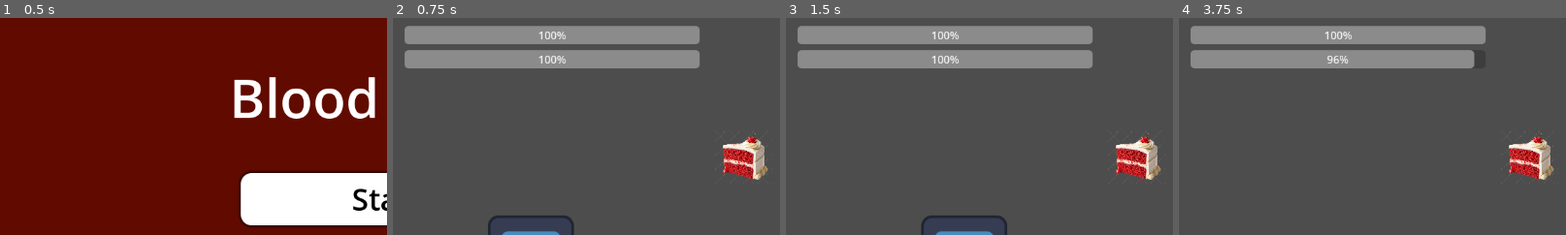
Above: before the commit, frames 1-4 (left to right).
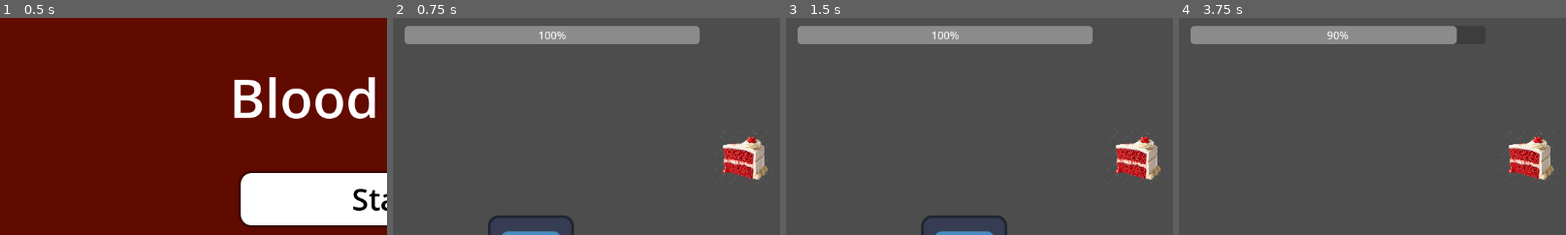
Above: after the commit, the same moments.

Repository: ckfrancois/BloodMagic
Game: Godot game, scene res://scenes/menus/main_menu.tscn
Two runs of this game, one before a commit and one after it. Both use one fixed random seed, a clock stepped at 60 frames per second and the inputs below. The engine's default icon, where the game draws it, is replaced by a stand-in: a white triangle on a blue panel in a dark square.
Inputs:
- Up to frame 1 (0.5 s): no input
- Up to frame 2 (0.75 s): click "Start" at 0.5 s
- Up to frame 3 (1.5 s): tap Enter at 1.25 s; hold Right (Right) from 1.28 s (still down); tap Space (Use Item) at 1.35 s
- Up to frame 4 (3.75 s): release Right (Right) at 2.03 s; hold Down (Down) 2.03-2.78 s; tap Space (Use Item) at 2.1, 2.85, 3.6 s; hold Right (Right) 2.78-3.53 s; hold Up (Up) from 3.53 s (still down)
The pictures show only the part of the screen within x 0-50%, y 0-50%; the shares and areas given below are measured in that part.

Frame 1 is identical in both runs. In frame 2, 6.4% of the frame differs, in the area x 3-80%, y 14-24%; in frame 3, 6.4%; in frame 4, 7.0%, in the area x 3-80%, y 3-24%.

Commit message:
Leader Cultist Finished

Diff:
--- /dev/null
+++ b/blood-magic/assets/actions/blood_shot.tres
@@ -0,0 +1,16 @@
+[gd_resource type="Resource" script_class="combat" load_steps=2 format=3 uid="uid://ikbhm5gjrl3o"]
+
+[ext_resource type="Script" uid="uid://c3ni3qnlma52i" path="res://scenes/combat.gd" id="1_js6at"]
+
+[resource]
+script = ExtResource("1_js6at")
+display_name = "Blood Shoot"
+description = "Basic Attack, Deal 5 damage take 3"
+damage = 5
+heal = 0
+recoil = 3
+damage_multiplier = 1
+heal_multiplier = 1
+recoil_reduction = 1
+base_weight = 150
+metadata/_custom_type_script = "uid://c3ni3qnlma52i"
--- a/blood-magic/assets/actions/newAction.tres
+++ /dev/null
@@ -1,13 +0,0 @@
-[gd_resource type="Resource" script_class="combat" load_steps=2 format=3 uid="uid://d2of46vpttpno"]
-
-[ext_resource type="Script" uid="uid://c3ni3qnlma52i" path="res://scenes/combat.gd" id="1_7gr68"]
-
-[resource]
-script = ExtResource("1_7gr68")
-display_name = "fsdnkjnf"
-description = "hfashf"
-damage = 0
-heal = 0
-recoil = 0
-base_weight = 100
-metadata/_custom_type_script = "uid://c3ni3qnlma52i"
--- /dev/null
+++ b/blood-magic/assets/actions/replenish.tres
@@ -0,0 +1,13 @@
+[gd_resource type="Resource" script_class="combat" load_steps=2 format=3 uid="uid://qr2meevjf5wt"]
+
+[ext_resource type="Script" uid="uid://c3ni3qnlma52i" path="res://scenes/combat.gd" id="1_s7431"]
+
+[resource]
+script = ExtResource("1_s7431")
+display_name = "replenish"
+description = "Focus on your breathing and gain 6 health"
+damage = 0
+heal = 6
+recoil = 0
+base_weight = 100
+metadata/_custom_type_script = "uid://c3ni3qnlma52i"
--- a/blood-magic/scenes/combat.gd
+++ b/blood-magic/scenes/combat.gd
@@ -8,6 +8,7 @@
 @export var heal : int = 0
 @export var recoil : int = 0
 
+
 # Set this higher or lower to determine if the AI will choose it
 # Higher = better action, Lower = worse action for the AI
 @export var base_weight : int = 100
--- a/blood-magic/scripts/player/player.gd
+++ b/blood-magic/scripts/player/player.gd
@@ -17,10 +17,10 @@
 @export var combatActions: Array[combat]
 
 func _ready():
-	collectCultist({"currHealth": 10,
-	"maxHealth":10})
-	collectCultist({"currHealth": 25,
-	"maxHealth":25})
+	collectCultist({"name": "leader",
+	"currHealth": 10,
+	"maxHealth":10,
+	"attacks": ["res://assets/actions/blood_shot.tres", "res://assets/actions/life_steal.tres", "res://assets/actions/replenish.tres", "res://assets/actions/reckless_exchange.tres"]})
 
 func _physics_process(delta: float) -> void:
 	var moveX := Input.get_axis("Left", "Right")
